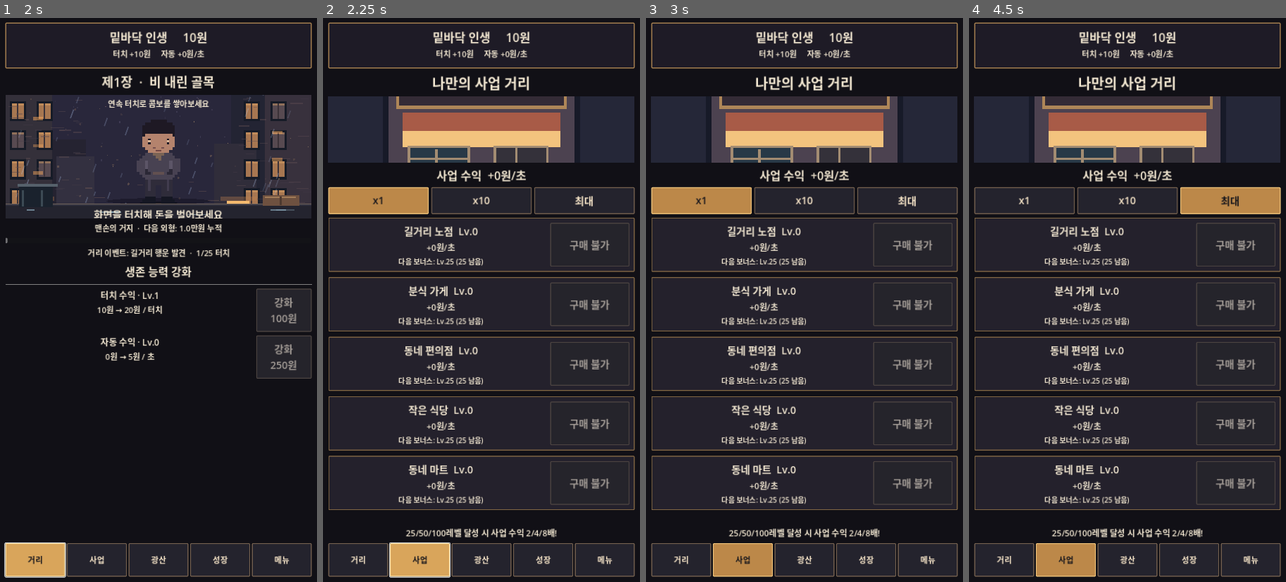
Above: before the commit, frames 1-4 (left to right).
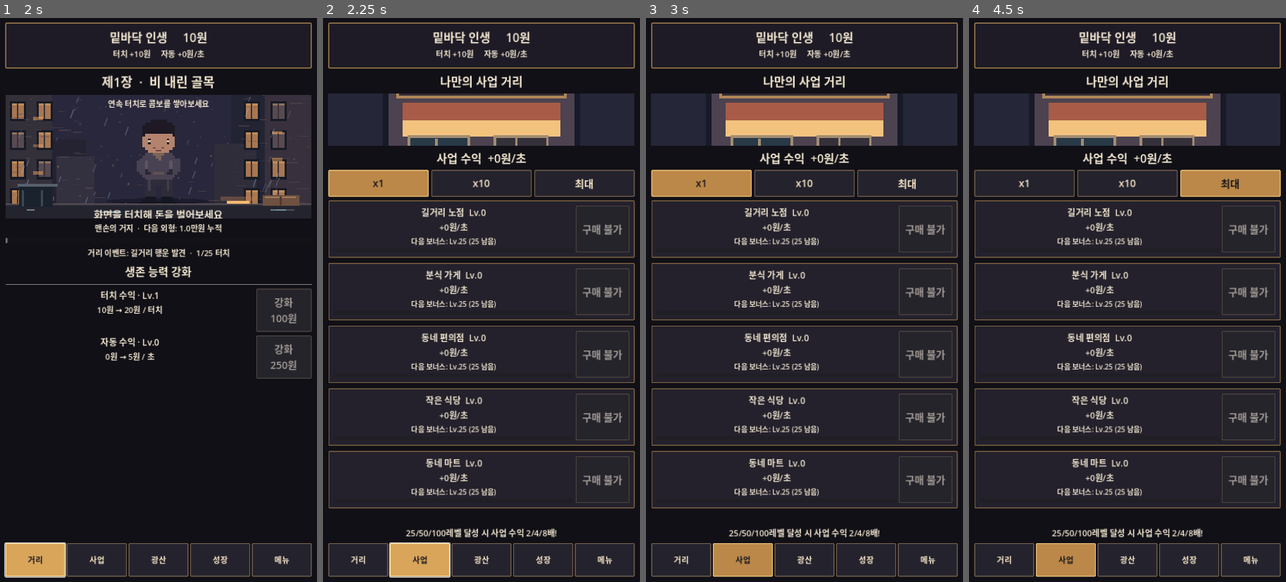
Above: after the commit, the same moments.

Repository: sungpil987/BottomLife-Reborn
Game: Godot game, scene res://scenes/Main.tscn
Two runs of this game, one before a commit and one after it. Both use one fixed random seed, a clock stepped at 60 frames per second and the inputs below.
Inputs (mouse positions are in pixels of both pictures, inside the frame that each line leads up to):
- Up to frame 1 (2 s): click (158, 159) at 0.5 s; click "거리" at 1.25 s
- Up to frame 2 (2.25 s): click "사업" at 2 s
- Up to frame 3 (3 s): click "x1" at 2.75 s
- Up to frame 4 (4.5 s): click "x10" at 3.5 s; click "최대" at 4.25 s

Frame 1 is identical in both runs. In frame 2, 20% of the frame differs, in the area x 1-99%, y 10-88%; in frame 3, 20%; in frame 4, 20%.

Commit message:
v4.8 unify business and growth mobile UI with compact cards and milestone progress

Diff:
--- a/scripts/main.gd
+++ b/scripts/main.gd
@@ -499,13 +499,13 @@
 	refresh()
 
 func build_business() -> void:
-	content.add_child(make_label("나만의 사업 거리", 32))
+	content.add_child(make_label("나만의 사업 거리", 27))
 	var art := TextureRect.new()
 	art.texture = load("res://assets/business_stall.svg")
 	art.texture_filter = CanvasItem.TEXTURE_FILTER_NEAREST
 	art.expand_mode = TextureRect.EXPAND_IGNORE_SIZE
 	art.stretch_mode = TextureRect.STRETCH_KEEP_ASPECT_COVERED
-	art.custom_minimum_size.y = 150
+	art.custom_minimum_size.y = 118
 	content.add_child(art)
 	business_income_label = make_label("사업 수익  +%s원/초" % number((total_auto_income() - float(auto_level) * 5.0) * prestige_multiplier()), 26)
 	content.add_child(business_income_label)
@@ -535,14 +535,21 @@
 		var info := VBoxContainer.new()
 		info.size_flags_horizontal = Control.SIZE_EXPAND_FILL
 		row.add_child(info)
-		info.add_child(make_label("%s  Lv.%d" % [BUSINESS_NAMES[i], business_levels[i]], 23))
+		info.add_child(make_label("%s  Lv.%d" % [BUSINESS_NAMES[i], business_levels[i]], 20))
 		info.add_child(make_label("+%s원/초" % number(float(business_levels[i]) * BUSINESS_BASE_INCOME[i] * business_milestone_multiplier(business_levels[i]) * prestige_multiplier()), 19))
 		var next_goal := 25 if business_levels[i] < 25 else (50 if business_levels[i] < 50 else (100 if business_levels[i] < 100 else 0))
 		info.add_child(make_label("다음 보너스: Lv.%d (%d 남음)" % [next_goal, next_goal - business_levels[i]] if next_goal > 0 else "모든 단계 보너스 달성!", 16))
+		var milestone_bar := ProgressBar.new()
+		milestone_bar.custom_minimum_size.y = 10
+		milestone_bar.show_percentage = false
+		milestone_bar.max_value = 100.0
+		var previous_goal: int = 0 if business_levels[i] < 25 else (25 if business_levels[i] < 50 else 50)
+		milestone_bar.value = 100.0 if next_goal == 0 else clampf(float(business_levels[i] - previous_goal) / float(next_goal - previous_goal) * 100.0, 0.0, 100.0)
+		info.add_child(milestone_bar)
 		var count := business_purchase_count(i)
 		var cost := business_purchase_cost(i, count)
 		var button := make_button("확장 x%d\n%s원" % [count, number(cost)] if count > 0 else "구매 불가")
-		button.custom_minimum_size = Vector2(180, 88)
+		button.custom_minimum_size = Vector2(122, 78)
 		button.disabled = count == 0
 		button.pressed.connect(buy_business.bind(i))
 		row.add_child(button)
@@ -572,8 +579,8 @@
 	refresh()
 
 func build_growth() -> void:
-	content.add_child(make_label("생존자의 성장", 34))
-	content.add_child(make_label("보유 보석  ◆ %d개" % gems, 28))
+	content.add_child(make_label("생존자의 성장", 28))
+	content.add_child(make_label("보유 보석  ◆ %d개" % gems, 23))
 	content.add_child(make_label("광산 보석으로 능력 강화", 20))
 	var scroll := ScrollContainer.new()
 	scroll.size_flags_vertical = Control.SIZE_EXPAND_FILL
@@ -588,7 +595,13 @@
 		rows.add_child(panel)
 		var box := VBoxContainer.new()
 		panel.add_child(box)
-		box.add_child(make_label(("행운의 감각" if i == 0 else "강인한 체력") + "  Lv.%d/50" % level, 27))
+		box.add_child(make_label(("행운의 감각" if i == 0 else "강인한 체력") + "  Lv.%d/50" % level, 23))
+		var level_bar := ProgressBar.new()
+		level_bar.custom_minimum_size.y = 12
+		level_bar.show_percentage = false
+		level_bar.max_value = 50.0
+		level_bar.value = float(level)
+		box.add_child(level_bar)
 		box.add_child(make_label("보석 발견 확률 +%d%%p" % (level * 1) if i == 0 else "최대 기력 +%d / 회복 속도 증가" % (level * 2), 20))
 		var button := make_button("보석 %d개로 강화" % growth_cost(i))
 		button.disabled = gems < growth_cost(i) or level >= 50
